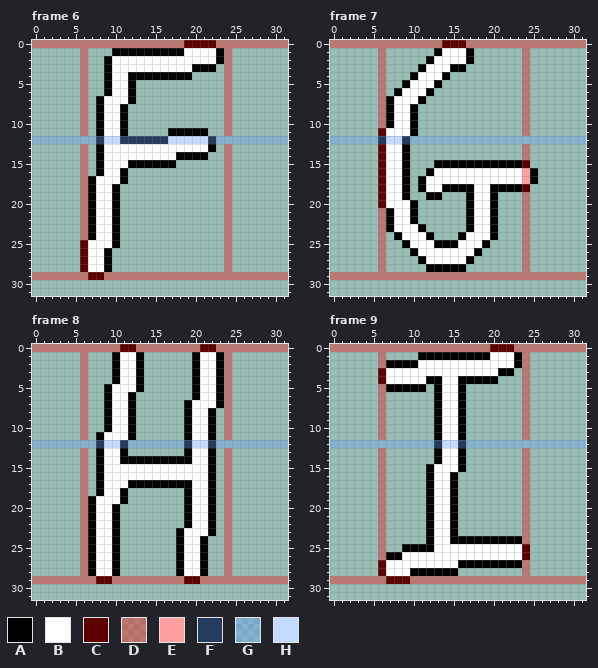
Pixel-art file, stored at ASSETS/graphics/gamefont.aseprite. The picture above was drawn from the file before the commit.
32x32 pixels, 113 frames. Pixels under 10% opacity are left out. Colours within 5 levels of each other are drawn and written as one. Shown: frame 6, frame 7, frame 8, frame 9. The commit also changed other frames, which this record leaves out.
Visible layers, top first: "guide" opacity 37%, "cheating" opacity 0%, "O".
Palette (. is transparent): A #000000  B #ffffff  C #5f0000  D #ff00005f  E #ffa0a0  F #253a5f  G #639bff5f  H #c5daff
Pixels before, frame 6, first column x 0:
 0 DDDDDDDDDDDDDDDDDDDCCCCDDDDDDDDD
 1 ......D...AAAAAAAAABBBBAD.......
 2 ......D..ABBBBBBBBBBBBBAD.......
 3 ......D..ABBBBBBBBBBAAA.D.......
 4 ......D..ABBAAAAAAAA....D.......
 5 ......D..ABBA...........D.......
 6 ......D..ABBA...........D.......
 7 ......D.ABBBA...........D.......
 8 ......D.ABBA............D.......
 9 ......D.ABBA............D.......
10 ......D.ABBA............D.......
11 ......D.ABBA.....AAAAA..D.......
12 GGGGGGGGFHHFFFFFFHHHHHFGGGGGGGGG
13 ......D.ABBBBBBBBBBBBBA.D.......
14 ......D.ABBBBBBBBBAAAA..D.......
15 ......D.ABBBAAAAAA......D.......
16 ......D.ABBA............D.......
17 ......DABBBA............D.......
18 ......DABBA.............D.......
19 ......DABBA.............D.......
20 ......DABBA.............D.......
21 ......DABBA.............D.......
22 ......DABBA.............D.......
23 ......DABBA.............D.......
24 ......DABBA.............D.......
25 ......CBBBA.............D.......
26 ......CBBA..............D.......
27 ......CBBA..............D.......
28 ......CBBA..............D.......
29 DDDDDDDCCDDDDDDDDDDDDDDDDDDDDDDD
Pixels before, frame 7, first column x 0:
 0 DDDDDDDDDDDDDDCCCDDDDDDDDDDDDDDD
 1 ......D......ABBBA......D.......
 2 ......D.....ABBBBA......D.......
 3 ......D....ABBBAA.......D.......
 4 ......D...ABBBA.........D.......
 5 ......D..ABBBA..........D.......
 6 ......D.ABBBA...........D.......
 7 ......DABBBA............D.......
 8 ......DABBA.............D.......
 9 ......DABBA.............D.......
10 ......DABBA.............D.......
11 ......CBBBA.............D.......
12 GGGGGGFHHFGGGGGGGGGGGGGGGGGGGGGG
13 ......CBBA..............D.......
14 ......CBBA..............D.......
15 ......CBBA...AAAAAAAAAAAC.......
16 ......CBBA..ABBBBBBBBBBBEA......
17 ......CBBA.ABBBBBBBBBBBBEA......
18 ......CBBA.ABBAAAABBAAAAC.......
19 ......CBBA..AA...ABBA...D.......
20 ......CBBBA......ABBA...D.......
21 ......DABBA......ABBA...D.......
22 ......DABBA......ABBA...D.......
23 ......DABBBA.....ABBA...D.......
24 ......D.ABBBA...ABBBA...D.......
25 ......D..ABBBAAABBBA....D.......
26 ......D...ABBBBBBBA.....D.......
27 ......D....ABBBBBA......D.......
28 ......D.....AAAAA.......D.......
29 DDDDDDDDDDDDDDDDDDDDDDDDDDDDDDDD
Pixels before, frame 8, first column x 0:
 0 DDDDDDDDDDDCCDDDDDDDDCCDDDDDDDDD
 1 ......D...ABBA......ABBAD.......
 2 ......D...ABBA......ABBAD.......
 3 ......D...ABBA......ABBAD.......
 4 ......D...ABBA......ABBAD.......
 5 ......D..ABBBA......ABBAD.......
 6 ......D..ABBA.......ABBAD.......
 7 ......D..ABBA......ABBBAD.......
 8 ......D..ABBA......ABBA.D.......
 9 ......D..ABBA......ABBA.D.......
10 ......D..ABBA......ABBA.D.......
11 ......D.ABBBA......ABBA.D.......
12 GGGGGGGGFHHFGGGGGGGFHHFGGGGGGGGG
13 ......D.ABBA.......ABBA.D.......
14 ......D.ABBAAAAAAAAABBA.D.......
15 ......D.ABBBBBBBBBBBBBA.D.......
16 ......D.ABBBBBBBBBBBBBA.D.......
17 ......D.ABBBAAAAAAAABBA.D.......
18 ......D.ABBA.......ABBA.D.......
19 ......DABBBA.......ABBA.D.......
20 ......DABBA........ABBA.D.......
21 ......DABBA........ABBA.D.......
22 ......DABBA........ABBA.D.......
23 ......DABBA.......ABBBA.D.......
24 ......DABBA.......ABBA..D.......
25 ......DABBA.......ABBA..D.......
26 ......DABBA.......ABBA..D.......
27 ......DABBA.......ABBA..D.......
28 ......DABBA.......ABBA..D.......
29 DDDDDDDDCCDDDDDDDDDCCDDDDDDDDDDD
Pixels before, frame 9, first column x 0:
 0 DDDDDDDDDDDDDDDDDDDDCCCDDDDDDDDD
 1 ......D....AAAAAAAAABBBAD.......
 2 ......DAAAABBBBBBBBBBBBAD.......
 3 ......CBBBBBBBBBBBBBBAA.D.......
 4 ......CBBBBBAABBAAAAA...D.......
 5 ......DAAAAA.ABBA.......D.......
 6 ......D......ABBA.......D.......
 7 ......D......ABBA.......D.......
 8 ......D......ABBA.......D.......
 9 ......D......ABBA.......D.......
10 ......D......ABBA.......D.......
11 ......D......ABBA.......D.......
12 GGGGGGGGGGGGGFHHFGGGGGGGGGGGGGGG
13 ......D......ABBA.......D.......
14 ......D......ABBA.......D.......
15 ......D.....ABBBA.......D.......
16 ......D.....ABBA........D.......
17 ......D.....ABBA........D.......
18 ......D.....ABBA........D.......
19 ......D.....ABBA........D.......
20 ......D.....ABBA........D.......
21 ......D.....ABBA........D.......
22 ......D.....ABBA........D.......
23 ......D.....ABBA........D.......
24 ......D.....ABBAAAAAAAAAD.......
25 ......D..AAAABBBBBBBBBBBC.......
26 ......DAABBBBBBBBBBBBBBBC.......
27 ......CBBBBBBBBBAAAAAAAAD.......
28 ......CBBBAAAAAA........D.......
29 DDDDDDDCCCDDDDDDDDDDDDDDDDDDDDDD
The result:
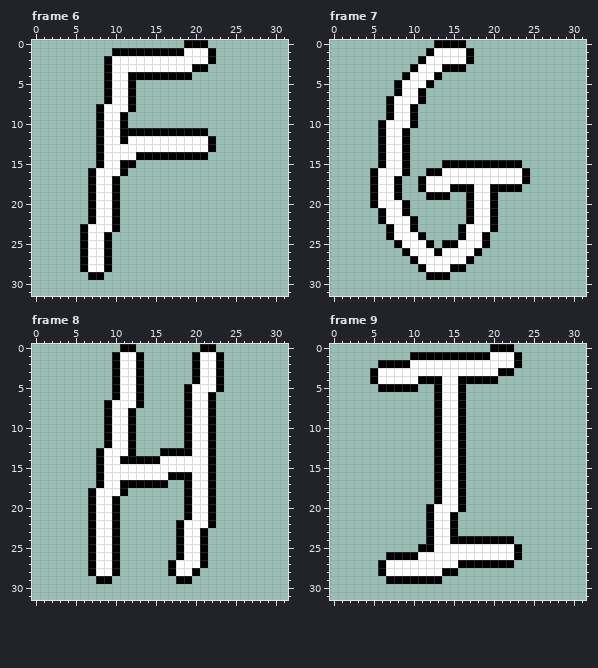
What changed:
layer "O" now hidden
layer "boil2" now shown
layer "guide" now hidden
Changed rows in their new state; - is an unchanged pixel.
Frame 6:
first column x 0:
 0 ...................AAA..........
 1 ------.---------------A..-------
 2 ------.---------------A..-------
 3 ------.---------------.-.-------
 4 ------.-----------------.-------
 5 ------.-----------------.-------
 6 ------.-----------------.-------
 7 ------.-.A--------------.-------
 8 ------.----BA-----------.-------
 9 ------.-----------------.-------
10 ------.-----------------.-------
11 ------.-----AAAAA-------.-------
12 ........ABBABBBBBBBBBBA.........
13 ------.-----------------.-------
14 ------.------AAAAA------.-------
15 ------.----A-.....------.-------
16 ------.AB---------------.-------
17 ------.---A.------------.-------
18 ------.-----------------.-------
19 ------.-----------------.-------
20 ------.-----------------.-------
21 ------.-----------------.-------
22 ------.-----------------.-------
23 ------AB----------------.-------
24 ------AB-A.-------------.-------
25 ------A--A.-------------.-------
26 ------A-----------------.-------
27 ------A-----------------.-------
28 ------A-----------------.-------
29 .......AA.......................
Frame 7:
first column x 0:
 0 .............AAAA...............
 1 ------.-----AB----------.-------
 2 ------.----AB-----------.-------
 3 ------.---AB--A---------.-------
 4 ------.--AB--A.---------.-------
 5 ------.-AB--A.----------.-------
 6 ------.----A.-----------.-------
 7 ------.-----------------.-------
 8 ------.-----------------.-------
 9 ------.-----------------.-------
10 ------AB----------------.-------
11 ------A--A.-------------.-------
12 ......ABBA......................
13 ------A-----------------.-------
14 ------A-----------------.-------
15 ------A------.----------.-------
16 -----AB------A----------A.------
17 -----AB-A.--------------A.------
18 -----AB-A.----B---------.-------
19 -----AB-A.----A---------.-------
20 -----AB--A.-------------.-------
21 ------AB-A.-------------.-------
22 ------AB----------------.-------
23 ------.---A.----AB------.-------
24 ------.AB--A.------A.---.-------
25 ------.-AB--A.----------.-------
26 ------.--AB--A----------.-------
27 ------.---AB------------.-------
28 ------.----ABBB---------.-------
29 ............AAA.................
Frame 8:
first column x 0:
 0 ...........AA........AA.........
 1 ------.-----------------.-------
 2 ------.-----------------.-------
 3 ------.-----------------.-------
 4 ------.-----------------.-------
 5 ------.--.A--------AB---.-------
 6 ------.--.A-BA-----AB-A..-------
 7 ------.-----BA--------A..-------
 8 ------.-----------------.-------
 9 ------.-----------------.-------
10 ------.-----------------.-------
11 ------.-.A--------------.-------
12 .........ABBA......ABBA.........
13 ------.----BA---AAA-----.-------
14 ------.---------BBBB----.-------
15 ------.-----------------.-------
16 ------.----------AAA----.-------
17 ------.----A-----..-----.-------
18 ------.AB---------------.-------
19 ------.---A.------------.-------
20 ------.-----------------.-------
21 ------.-----------------.-------
22 ------.-----------AB----.-------
23 ------.--------------A.-.-------
24 ------.-----------------.-------
25 ------.-----------------.-------
26 ------.-----------------.-------
27 ------.----------AB-----.-------
28 ------.----------AB-A.--.-------
29 ........AA........AA............
Frame 9:
first column x 0:
 0 ....................AAA.........
 1 ------.---A-------------.-------
 2 ------A---B-------------.-------
 3 -----AB-----------------.-------
 4 -----AB----A------------.-------
 5 ------A----.------------.-------
 6 ------.-----------------.-------
 7 ------.-----------------.-------
 8 ------.-----------------.-------
 9 ------.-----------------.-------
10 ------.-----------------.-------
11 ------.-----------------.-------
12 .............ABBA...............
13 ------.-----------------.-------
14 ------.-----------------.-------
15 ------.-----.A----------.-------
16 ------.-----.A-BA-------.-------
17 ------.-----.A-BA-------.-------
18 ------.-----.A-BA-------.-------
19 ------.-----.A-BA-------.-------
20 ------.--------BA-------.-------
21 ------.-----------------.-------
22 ------.-----------------.-------
23 ------.-----------------.-------
24 ------.----------------..-------
25 ------.--..------------A.-------
26 ------.--AA------------A.-------
27 ------A----------------..-------
28 ------A---BBBB----------.-------
29 .......AAAAAAA..................
Where, in picture pixels (left, top, right, bottom), the same in both pictures:
changed: (32, 40, 288, 280)
changed: (330, 40, 586, 280)
changed: (32, 344, 288, 584)
changed: (330, 344, 586, 584)
